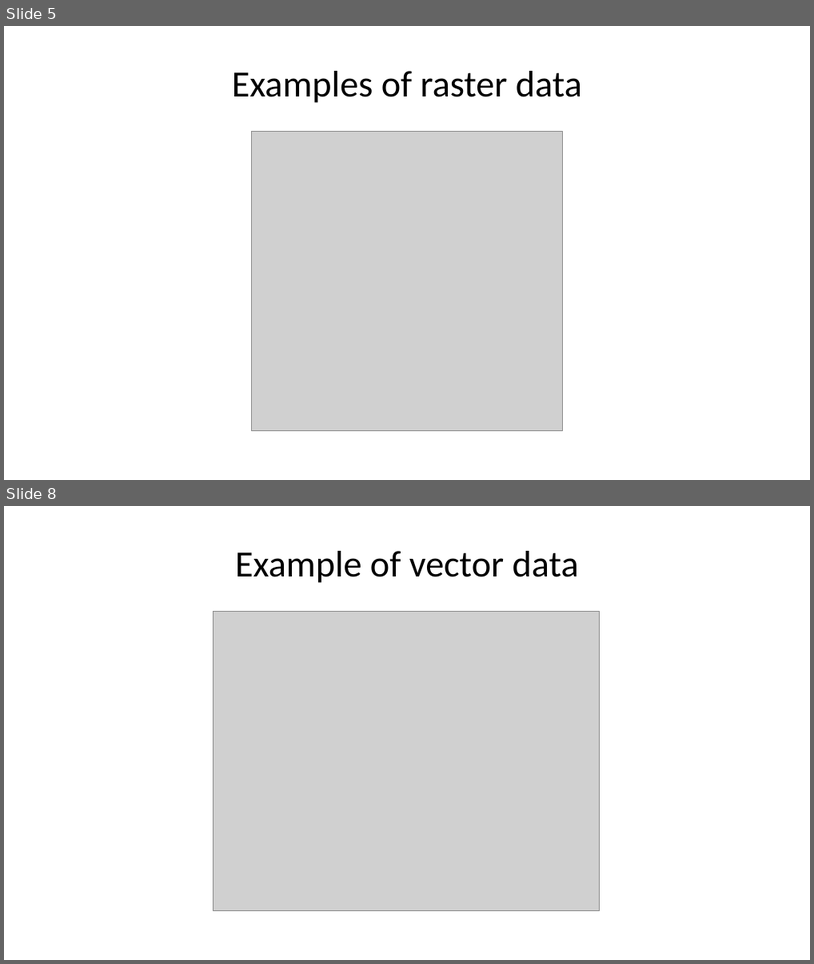
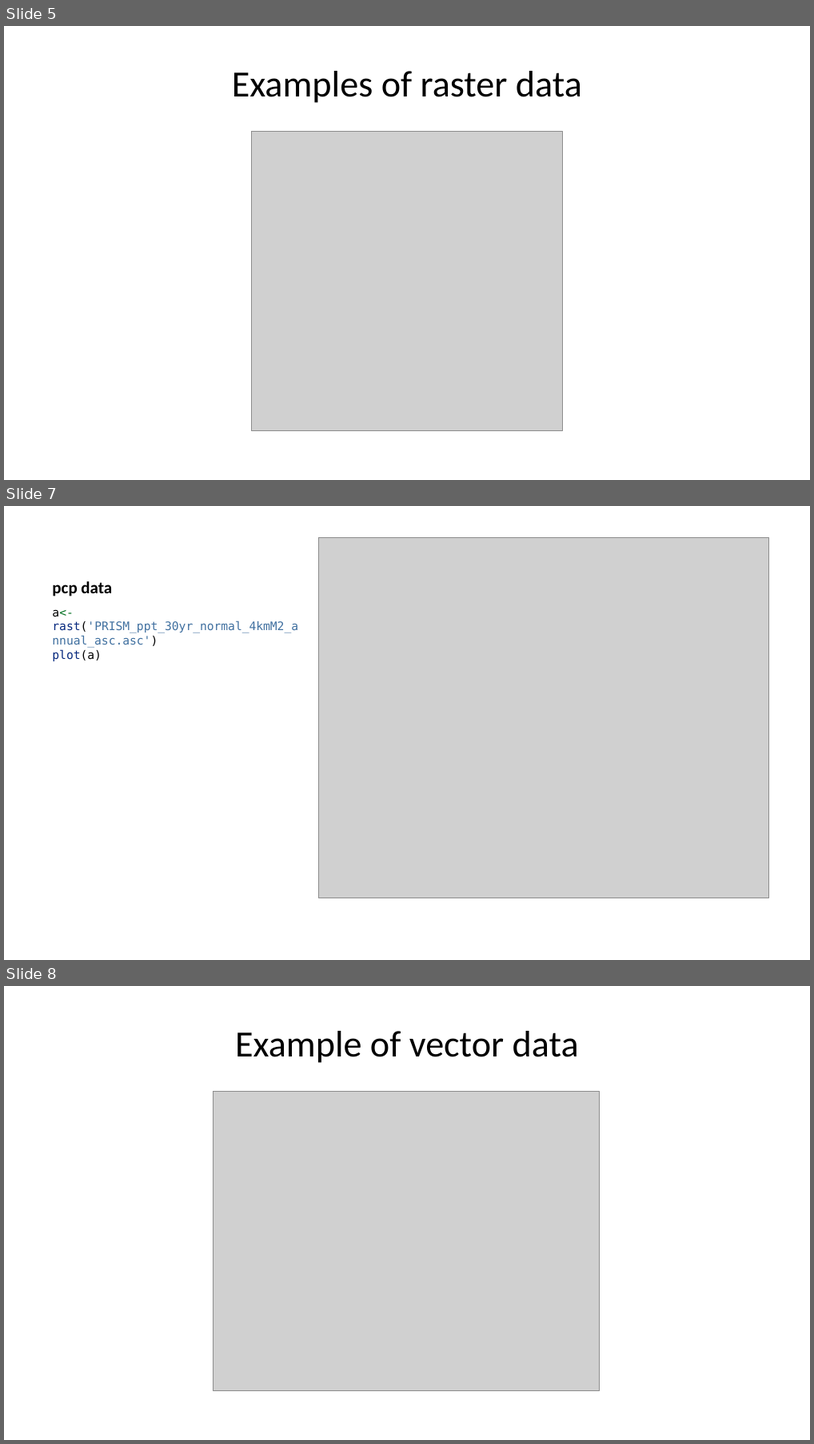
Before and after one commit to yangshao2/Geog4254-5254G, a slide deck: week2/week2.pptx. Shown one above the other, each under a label of ours: slides 5 and 8 before the commit, slides 5, 7 and 8 after it; the slides between them are not shown. The pictures are 814x964 and 814x1444 pixels, drawn with LibreOffice and Linux fonts; fonts in the diff are those of the drawing; grey boxes stand for pictures. Boxes give left, top, right and bottom in pixels: in the first picture for what was removed or moved away, otherwise in the second. Text is boxed around its words. In the diff, an @@ line names an element or a change of style, - is before the commit and + after.

```diff
--- a/week2/week2.pptx
+++ b/week2/week2.pptx
@@ slide 7 added at (4,506,810,960), background #FFFFFF @@
@@ picture added at (318,537,769,898) @@
@@ title added at (52,581,112,596), 15 pt, text #000000, bold @@
+pcp data
@@ text added at (52,609,298,661), 10.5 pt, text #4070A0 @@
+a<-rast('PRISM_ppt_30yr_normal_4kmM2_annual_asc.asc')
+plot(a)
```
Also in this commit, not shown: 5 slides changed, 1 other slide added, 2 slides removed, 29 other files.
